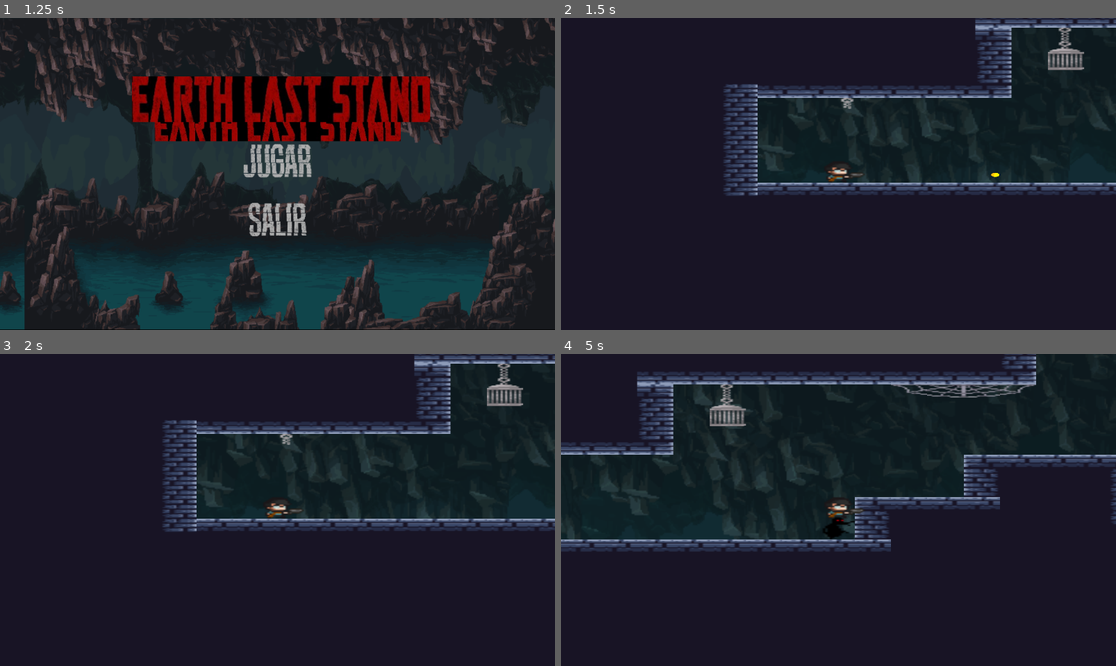
Above: before the commit, frames 1-4 (two rows, left to right).
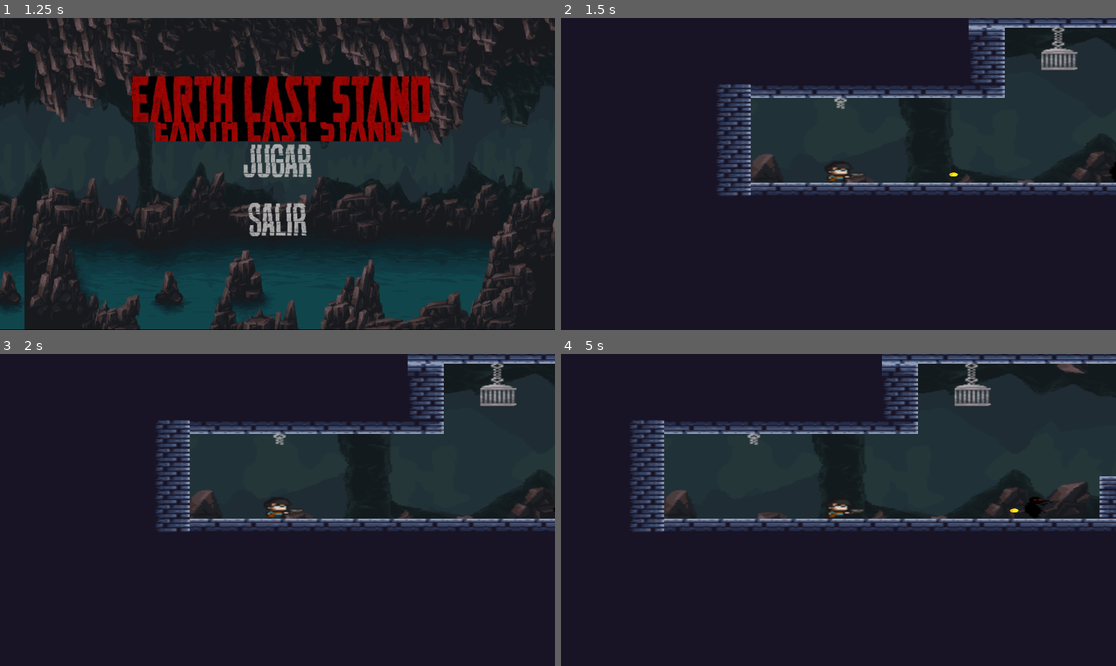
Above: after the commit, the same moments.

Repository: lean-steban/Earth-s-Last-Stand
Game: Godot game, scene res://NIVELES/splash.tscn
Two runs of this game, one before a commit and one after it. Both use one fixed random seed, a clock stepped at 60 frames per second and the inputs below.
Inputs (mouse positions are in pixels of both pictures, inside the frame that each line leads up to):
- Up to frame 1 (1.25 s): tap Enter (ui_accept) at 0.5, 0.77 s; hold D (move_right) from 0.53 s (still down); tap J (shoot_j, bound only after the commit) at 0.6 s
- Up to frame 2 (1.5 s): release D (move_right) at 1.25 s; click (838, 161) at 1.25 s
- Up to frame 3 (2 s): no input
- Up to frame 4 (5 s): hold D (move_right) 2.03-2.78 s; tap J (shoot_j, bound only after the commit) every 0.75 s from 2.1 to 4.35 s; tap Enter (ui_accept) at 2.27, 3.77, 4.52 s; hold A (move_left) 2.78-3.53 s; hold D (move_right) from 3.53 s (still down)

Frame 1 is identical in both runs. In frame 2, 8.3% of the frame differs, in the area x 28-100%, y 0-58%; in frame 3, 8.2%; in frame 4, 22%, in the area x 0-100%, y 0-64%.

Commit message:
final casi
Retoques

Diff:
--- a/ENEMIGOS/alien.tscn
+++ b/ENEMIGOS/alien.tscn
@@ -129,10 +129,10 @@
 }]
 
 [sub_resource type="RectangleShape2D" id="RectangleShape2D_jwi6d"]
-size = Vector2(10, 17)
+size = Vector2(10, 18)
 
 [sub_resource type="RectangleShape2D" id="RectangleShape2D_llfsl"]
-size = Vector2(10, 17)
+size = Vector2(10, 18)
 
 [node name="Alien" type="CharacterBody2D"]
 script = ExtResource("1_yjdhf")
@@ -143,7 +143,7 @@
 frame_progress = 0.615273
 
 [node name="CollisionShape2D" type="CollisionShape2D" parent="."]
-position = Vector2(0, -0.5)
+position = Vector2(0, -1)
 shape = SubResource("RectangleShape2D_jwi6d")
 
 [node name="Rayo" type="Node2D" parent="."]
@@ -158,7 +158,7 @@
 [node name="ATAQUE" type="Area2D" parent="."]
 
 [node name="CollisionShape2D" type="CollisionShape2D" parent="ATAQUE"]
-position = Vector2(0, -0.5)
+position = Vector2(0, -1)
 shape = SubResource("RectangleShape2D_llfsl")
 
 [connection signal="body_entered" from="ATAQUE" to="." method="_on_ataque_body_entered"]
--- /dev/null
+++ b/NIVELES/ColisionEspina.gd
@@ -0,0 +1,11 @@
+extends Area2D
+
+
+# Called when the node enters the scene tree for the first time.
+func _ready():
+	pass # Replace with function body.
+
+
+# Called every frame. 'delta' is the elapsed time since the previous frame.
+func _process(delta):
+	pass
--- a/NIVELES/NIVEL1.tscn
+++ b/NIVELES/NIVEL1.tscn
@@ -1,11 +1,10 @@
 [gd_scene load_steps=11 format=3 uid="uid://dj4ok101l5m5"]
 
+[ext_resource type="AudioStream" uid="uid://c2ossl6rel5hb" path="res://MUSICA/fondomu.mp3" id="1_02dw4"]
+[ext_resource type="Texture2D" uid="uid://ca3o3hqskpodk" path="res://MAPA_GENERAL/FONDO/title_backgroundv1.png" id="1_lm04w"]
 [ext_resource type="Texture2D" uid="uid://qrrk18d6s32d" path="res://MAPA_GENERAL/PLATAFORMA/Dungeon Tile Set.png" id="2_djyci"]
-[ext_resource type="Texture2D" uid="uid://bx71k8aoeag2l" path="res://MAPA_GENERAL/FONDO/background1.png" id="2_nkxec"]
-[ext_resource type="Texture2D" uid="uid://418kbmlg6mvj" path="res://MAPA_GENERAL/FONDO/background2.png" id="3_ck2p1"]
-[ext_resource type="Texture2D" uid="uid://ldgeej0ki6yr" path="res://MAPA_GENERAL/FONDO/background3.png" id="4_8ifji"]
-[ext_resource type="Texture2D" uid="uid://b3bjmgr00xe3" path="res://MAPA_GENERAL/FONDO/background4a.png" id="5_l0d0e"]
 [ext_resource type="PackedScene" uid="uid://0n0rt5qtly4g" path="res://ENEMIGOS/alien.tscn" id="6_omjvn"]
+[ext_resource type="Texture2D" uid="uid://hdw7lvun6jki" path="res://RECURSOS/spikes.png" id="6_qggui"]
 [ext_resource type="PackedScene" uid="uid://c3le3aw4djrbm" path="res://PERSONAJES/per_principal.tscn" id="7_apqna"]
 [ext_resource type="Script" path="res://NIVELES/playercamera.gd" id="8_0m6no"]
 
@@ -358,55 +357,25 @@
 terrain_set_0/terrain_0/color = Color(1, 0.156863, 0, 1)
 sources/8 = SubResource("TileSetAtlasSource_kh132")
 
+[sub_resource type="RectangleShape2D" id="RectangleShape2D_nc41i"]
+size = Vector2(308.987, 182.783)
+
 [node name="NIVEL 1" type="Node2D"]
 position = Vector2(368, 323)
 scale = Vector2(1.05, 1.677)
 
-[node name="ParallaxBackground" type="ParallaxBackground" parent="."]
-
-[node name="ParallaxLayer" type="ParallaxLayer" parent="ParallaxBackground"]
-position = Vector2(354, -550)
-motion_scale = Vector2(0.1, 0.1)
-motion_mirroring = Vector2(672, 0)
-
-[node name="Sprite2D" type="Sprite2D" parent="ParallaxBackground/ParallaxLayer"]
-modulate = Color(0.588235, 1, 1, 0.588235)
-position = Vector2(377, 872)
-scale = Vector2(1.5236, 1.34278)
-texture = ExtResource("2_nkxec")
-
-[node name="ParallaxLayer2" type="ParallaxLayer" parent="ParallaxBackground"]
-position = Vector2(354, -550)
-motion_scale = Vector2(0.2, 0.2)
-motion_mirroring = Vector2(672, 0)
-
-[node name="Sprite2D" type="Sprite2D" parent="ParallaxBackground/ParallaxLayer2"]
-modulate = Color(0.588235, 1, 1, 0.588235)
-position = Vector2(378, 869)
-scale = Vector2(1.52558, 1.33078)
-texture = ExtResource("3_ck2p1")
-
-[node name="ParallaxLayer3" type="ParallaxLayer" parent="ParallaxBackground"]
-position = Vector2(354, -550)
-motion_scale = Vector2(0.3, 0.3)
-motion_mirroring = Vector2(672, 0)
-
-[node name="Sprite2D" type="Sprite2D" parent="ParallaxBackground/ParallaxLayer3"]
-modulate = Color(0.588235, 1, 1, 0.588235)
-position = Vector2(372, 870)
-scale = Vector2(1.51447, 1.33773)
-texture = ExtResource("4_8ifji")
-
-[node name="ParallaxLayer4" type="ParallaxLayer" parent="ParallaxBackground"]
-position = Vector2(354, -550)
-motion_scale = Vector2(0.4, 0.4)
-motion_mirroring = Vector2(672, 0)
-
-[node name="Sprite2D" type="Sprite2D" parent="ParallaxBackground/ParallaxLayer4"]
-modulate = Color(0.588235, 1, 1, 0.588235)
-position = Vector2(375, 871)
-scale = Vector2(1.51979, 1.34167)
-texture = ExtResource("5_l0d0e")
+[node name="AudioStreamPlayer" type="AudioStreamPlayer" parent="."]
+stream = ExtResource("1_02dw4")
+volume_db = -12.085
+autoplay = true
+
+[node name="backgroundt" type="Sprite2D" parent="."]
+texture_repeat = 2
+position = Vector2(5269.52, 44.7227)
+scale = Vector2(1.18785, 1.03847)
+texture = ExtResource("1_lm04w")
+region_enabled = true
+region_rect = Rect2(0, 0, 9600, 480)
 
 [node name="TileMap" type="TileMap" parent="."]
 position = Vector2(151.429, -0.596303)
@@ -420,39 +389,58 @@
 
 [node name="Enemigos" type="Node2D" parent="."]
 
-[node name="Alien" parent="Enemigos" instance=ExtResource("6_omjvn")]
+[node name="Alien" parent="Enemigos" groups=["Enemigos"] instance=ExtResource("6_omjvn")]
 position = Vector2(-59.0476, 73.9416)
 scale = Vector2(1.5, 1.5)
 
-[node name="Alien2" parent="Enemigos" instance=ExtResource("6_omjvn")]
-position = Vector2(1143.81, 91.8307)
-scale = Vector2(1.5, 1.5)
-
-[node name="Alien3" parent="Enemigos" instance=ExtResource("6_omjvn")]
-position = Vector2(1422.86, -13.715)
-scale = Vector2(1.5, 1.5)
-
-[node name="Alien4" parent="Enemigos" instance=ExtResource("6_omjvn")]
-position = Vector2(763.81, 141.324)
-scale = Vector2(1.5, 1.5)
-
-[node name="Alien5" parent="Enemigos" instance=ExtResource("6_omjvn")]
-position = Vector2(538.095, -85.2713)
-scale = Vector2(1.5, 1.5)
-
-[node name="Alien6" parent="Enemigos" instance=ExtResource("6_omjvn")]
-position = Vector2(141.905, -29.8151)
-scale = Vector2(1.5, 1.5)
-
-[node name="Alien7" parent="Enemigos" instance=ExtResource("6_omjvn")]
-position = Vector2(337.143, -66.7859)
-scale = Vector2(1.5, 1.5)
-
-[node name="per_principal" parent="." instance=ExtResource("7_apqna")]
+[node name="Alien2" parent="Enemigos" groups=["Enemigos"] instance=ExtResource("6_omjvn")]
+position = Vector2(977.143, 142.516)
+scale = Vector2(1.5, 1.5)
+
+[node name="Alien3" parent="Enemigos" groups=["Enemigos"] instance=ExtResource("6_omjvn")]
+position = Vector2(628.572, -47.1079)
+scale = Vector2(1.5, 1.5)
+
+[node name="Alien4" parent="Enemigos" groups=["Enemigos"] instance=ExtResource("6_omjvn")]
+position = Vector2(717.143, 145.498)
+scale = Vector2(1.5, 1.5)
+
+[node name="Alien5" parent="Enemigos" groups=["Enemigos"] instance=ExtResource("6_omjvn")]
+position = Vector2(1265.71, 38.7597)
+scale = Vector2(1.5, 1.5)
+
+[node name="Alien6" parent="Enemigos" groups=["Enemigos"] instance=ExtResource("6_omjvn")]
+position = Vector2(1429.52, -12.5224)
+scale = Vector2(1.5, 1.5)
+
+[node name="Alien7" parent="Enemigos" groups=["Enemigos"] instance=ExtResource("6_omjvn")]
+position = Vector2(856.191, 143.113)
+scale = Vector2(1.5, 1.5)
+
+[node name="Node2D" type="Node2D" parent="."]
 position = Vector2(-262.857, 54.8599)
+
+[node name="per_principal" parent="Node2D" instance=ExtResource("7_apqna")]
+position = Vector2(4.76173, 1.78887)
 input_pickable = true
 
-[node name="playercamera" type="Camera2D" parent="per_principal"]
-position = Vector2(13.3333, 17.2928)
+[node name="playercamera" type="Camera2D" parent="Node2D/per_principal"]
+position = Vector2(13, 17.293)
 zoom = Vector2(3, 1)
 script = ExtResource("8_0m6no")
+
+[node name="Espinas" type="Node2D" parent="."]
+position = Vector2(-3.05176e-05, -3.05176e-05)
+
+[node name="Sprite2D" type="Sprite2D" parent="Espinas"]
+position = Vector2(438.095, 45.468)
+scale = Vector2(0.157196, 0.0759255)
+texture = ExtResource("6_qggui")
+
+[node name="AreaEspina" type="Area2D" parent="Espinas/Sprite2D"]
+
+[node name="CollisionShape2D" type="CollisionShape2D" parent="Espinas/Sprite2D/AreaEspina"]
+position = Vector2(-3.03076, -12.6697)
+shape = SubResource("RectangleShape2D_nc41i")
+
+[connection signal="body_entered" from="Espinas/Sprite2D/AreaEspina" to="Node2D/per_principal" method="_on_area_espina_body_entered"]
--- a/NIVELES/menu_principal/parallax_background.tscn
+++ b/NIVELES/menu_principal/parallax_background.tscn
@@ -9,7 +9,7 @@
 [node name="ParallaxLayer" type="ParallaxLayer" parent="."]
 motion_mirroring = Vector2(9600, 4800)
 
-[node name="Sprite2D" type="Sprite2D" parent="ParallaxLayer"]
+[node name="backgroundt" type="Sprite2D" parent="ParallaxLayer"]
 texture_repeat = 2
 position = Vector2(5769, 323.75)
 scale = Vector2(1.20625, 1.34896)
--- a/PERSONAJES/PJ_princ/bullet.tscn
+++ b/PERSONAJES/PJ_princ/bullet.tscn
@@ -10,11 +10,12 @@
 script = ExtResource("1_2wqrb")
 
 [node name="Sprite2D" type="Sprite2D" parent="."]
-position = Vector2(8.5, 8.25)
 scale = Vector2(0.13, 0.115)
 texture = ExtResource("2_vgclc")
 
 [node name="CollisionShape2D" type="CollisionShape2D" parent="."]
-position = Vector2(8, 8)
 scale = Vector2(0.24, 0.23)
 shape = SubResource("CircleShape2D_xt3dt")
+
+[connection signal="area_entered" from="." to="." method="_on_area_entered"]
+[connection signal="body_entered" from="." to="." method="_on_body_entered"]
--- a/PERSONAJES/per_principal.tscn
+++ b/PERSONAJES/per_principal.tscn
@@ -23,7 +23,7 @@
 size = Vector2(21.5, 27)
 
 [sub_resource type="RectangleShape2D" id="RectangleShape2D_wrnd7"]
-size = Vector2(20, 28)
+size = Vector2(26, 28)
 
 [node name="per_principal" type="CharacterBody2D"]
 script = ExtResource("1_v2ald")
@@ -34,22 +34,21 @@
 sprite_frames = SubResource("SpriteFrames_jx1kh")
 animation = &"caminar"
 frame = 1
-frame_progress = 0.728252
+frame_progress = 0.0411787
 speed_scale = 0.7
 
 [node name="CollisionShape2D" type="CollisionShape2D" parent="."]
+visible = false
 position = Vector2(13.25, 14.5)
 shape = SubResource("RectangleShape2D_1o554")
 
 [node name="Area2D" type="Area2D" parent="."]
 
 [node name="CollisionShape2D" type="CollisionShape2D" parent="Area2D"]
-position = Vector2(14, 15)
+position = Vector2(17, 15)
 shape = SubResource("RectangleShape2D_wrnd7")
 
 [node name="bullet" parent="." instance=ExtResource("4_5dbgq")]
-position = Vector2(25, 10)
+position = Vector2(39, 18)
 
-[connection signal="area_entered" from="Area2D" to="." method="_on_area_2d_area_entered"]
-[connection signal="area_entered" from="bullet" to="." method="_on_bullet_area_entered"]
-[connection signal="body_entered" from="bullet" to="." method="_on_bullet_body_entered"]
+[connection signal="body_entered" from="Area2D" to="." method="_on_area_2d_body_entered"]
--- a/bullet.gd
+++ b/bullet.gd
@@ -1,7 +1,11 @@
 extends Area2D
 
-@export var speed = 500
+@export var speed = 300
 @export var direction = Vector2(1, 0)
+
+# Define los límites del área jugable (ejemplo)
+var area_width = 800
+var area_height = 600
 
 func _ready():
 	set_process(true)
@@ -9,9 +13,13 @@
 func _process(delta):
 	position += direction * speed * delta
 
-	if position.x > 1024 or position.x < 0 or position.y > 768 or position.y < 0:
+	# Ajusta los límites del área jugable
+	if position.x > area_width or position.x < 0 or position.y > area_height or position.y < 0:
 		queue_free()
+	print("Posición del proyectil:", position)  # Añade esto para depurar la posición del proyectil
 
 func _on_area_entered(area):
-	# Manejar lo que sucede cuando el bullet entra en contacto con un área
-	queue_free()
+	queue_free()  # Eliminar la bala cuando golpea un área
+
+func _on_body_entered(body):
+	queue_free()  # Eliminar la bala cuando golpea un cuerpo
--- a/per_principal.gd
+++ b/per_principal.gd
@@ -5,7 +5,6 @@
 @export var jump_velocity = -400
 @export var gravity = 800
 @export var bullet_scene = preload("res://PERSONAJES/PJ_princ/bullet.tscn")
-
 @onready var area = $Area2D
 @onready var animated_sprite = $AnimatedSprite2D  # Asegúrate de que este nombre coincida con el nodo en tu escena
 
@@ -40,12 +39,26 @@
 
 # Función llamada cuando el personaje principal entra en contacto con un cuerpo
 func _on_area_2d_body_entered(body):
-	if body.name == "alien":
+	print("body")
+	if body.is_in_group("Enemigos"):
+		print("enemigo")
 		get_tree().reload_current_scene()
 
+# Función llamada cuando el personaje principal entra en contacto con las espinas
+func _on_area_espina_body_entered(body):
+	get_tree().reload_current_scene()
+
 func shoot():
-	# Instanciar la bala
+	print("Disparando")
 	var bullet = bullet_scene.instantiate()
-	bullet.position = position
+
+	# Ajustar la posición inicial del proyectil
+	var offset = Vector2(32, 15)  # Ajusta estos valores según sea necesario
+	if animated_sprite.flip_h:
+		offset.x = -offset.x
+	bullet.position = position + offset
+
 	bullet.direction = Vector2(1, 0) if animated_sprite.flip_h == false else Vector2(-1, 0)
-	get_parent().add_child(bullet)
+
+
+	print("Posición del proyectil:", bullet.position, "Dirección del proyectil:", bullet.direction)
--- a/project.godot
+++ b/project.godot
@@ -14,6 +14,10 @@
 run/main_scene="res://NIVELES/splash.tscn"
 config/features=PackedStringArray("4.2", "Forward Plus")
 config/icon="res://icon.svg"
+
+[display]
+
+window/size/initial_position_type=0
 
 [input]
 
@@ -39,7 +43,8 @@
 }
 shoot_j={
 "deadzone": 0.5,
-"events": []
+"events": [Object(InputEventKey,"resource_local_to_scene":false,"resource_name":"","device":0,"window_id":0,"alt_pressed":false,"shift_pressed":false,"ctrl_pressed":false,"meta_pressed":false,"pressed":false,"keycode":0,"physical_keycode":74,"key_label":0,"unicode":0,"echo":false,"script":null)
+]
 }
 
 [rendering]
Not shown, added: MUSICA/fondomu.mp3.import
Binary file added: RECURSOS/spikes.png
Not shown, added: RECURSOS/spikes.png.import
Not shown, added: MUSICA/fondomu.mp3
